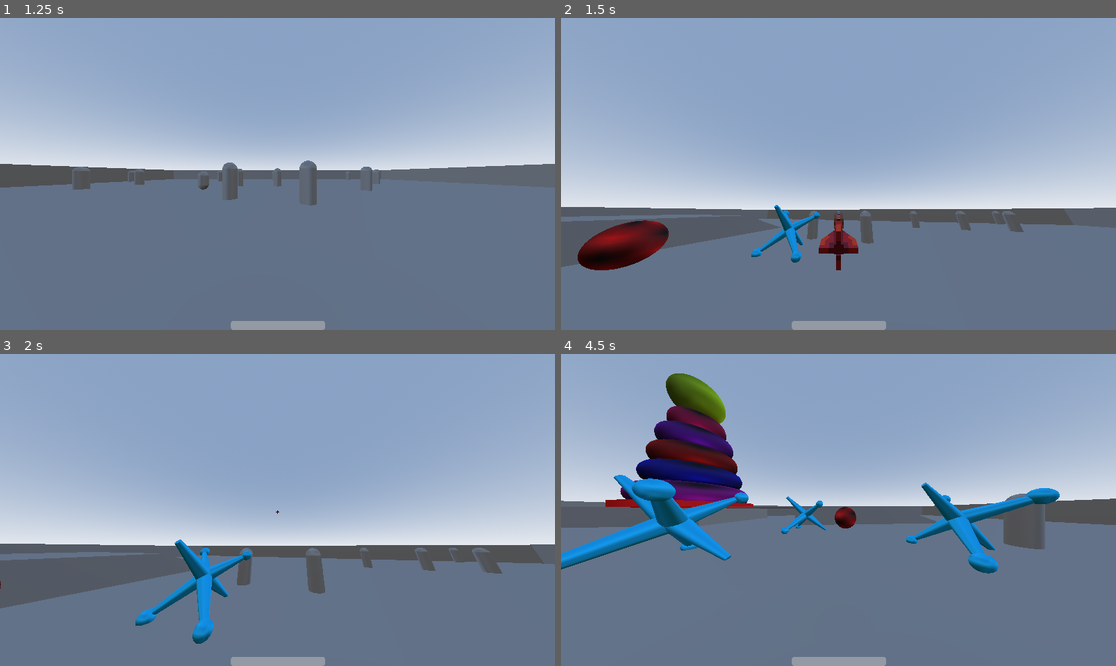
Above: before the commit, frames 1-4 (two rows, left to right).
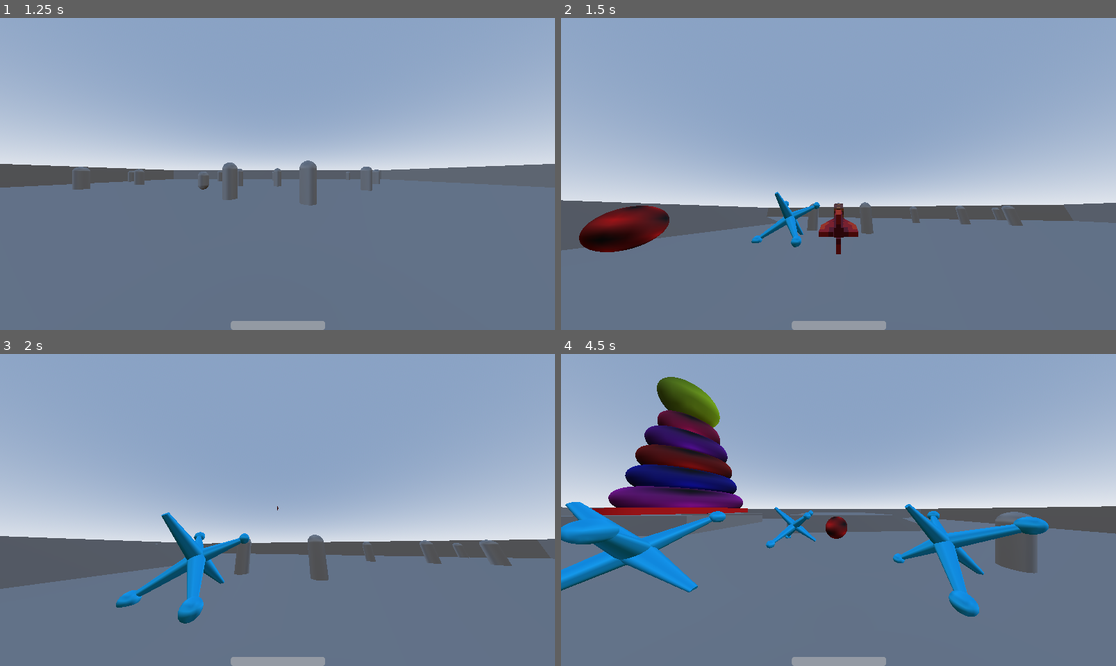
Above: after the commit, the same moments.

Repository: ravewyvern/bad-ideas-game-jam
Game: Godot game, scene res://Scenes/Menus/Main Menu.tscn
Two runs of this game, one before a commit and one after it. Both use one fixed random seed, a clock stepped at 60 frames per second and the inputs below.
Inputs (mouse positions are in pixels of both pictures, inside the frame that each line leads up to):
- Up to frame 1 (1.25 s): click "Level Selector" at 0.5 s
- Up to frame 2 (1.5 s): tap Enter at 1.25 s; move the mouse to (866, 174) at 1.27 s; hold O (Move.Forward) from 1.28 s (still down); hold Space (Move.Jump) from 1.28 s (still down); click (866, 174) at 1.42 s
- Up to frame 3 (2 s): keep holding O (Move.Forward); keep holding Space (Move.Jump)
- Up to frame 4 (4.5 s): move the mouse to (810, 510) at 2.02 s; release Space (Move.Jump) at 2.03 s; tap Tab (Toggle.TopView) at 2.1 s; tap Space (Move.Jump) at 2.27, 2.3, 2.57, 2.75, 3.05, 4.25 s; move the mouse to (894, 441) at 2.77 s; release O (Move.Forward) at 2.78 s; press the mouse at (894, 441) at 2.78 s; hold , (Move.Right) 2.78-3.5 s; release the mouse at (894, 441) at 3.5 s; tap Enter at 3.5 s; drag from (810, 572) to (672, 463) at 3.52 s; move the mouse to (1005, 556) at 4.27 s; hold K (Move.Left) from 4.28 s (still down); hold Tab (Toggle.TopView) from 4.28 s (still down)

Frame 1 is identical in both runs. In frame 2, 6.8% of the frame differs, in the area x 0-100%, y 55-81%; in frame 3, 7.4%; in frame 4, 18%, in the area x 0-100%, y 6-85%.

Commit message:
Added Sprint and status effects support

Diff:
--- a/Scripts/player.gd
+++ b/Scripts/player.gd
@@ -6,7 +6,16 @@
 @onready var Camera = $Head/Camera3D
 @onready var hpbar = $HpBar
 
-const SPEED = 5.0
+class StatusEffect :
+	var name : String
+	var duration : float
+	var magnitude : int
+
+var Effects : Array[StatusEffect]
+
+const SPEED = 4.5
+var base_speed : float
+var speed : float
 const JUMP_VELOCITY = 4.5
 const sensitivity = 0.01
 
@@ -24,6 +33,7 @@
 # stores the normal camera position and rotation
 var normal_camera_position : Vector3
 var normal_camera_rotation : Vector3
+var burning_cooldown : int
 
 
 func _ready() -> void:
@@ -51,11 +61,31 @@
 
 func _physics_process(delta: float) -> void:
 
+	base_speed = SPEED
+
+	# applies active status effects
+	burning_cooldown -= 1
+	for effect in Effects :
+		if effect.duration <= 0 :
+			Effects.erase(effect)
+		if effect.name == "burning" and burning_cooldown == 0:
+			hp -= 4 + 1 * effect.magnitude
+		if burning_cooldown == 0 :
+			burning_cooldown = 60
+		if effect.name == "slow" :
+			base_speed = (0.95 - 0.05 * effect.magnitude) * SPEED
+
 	# disables player movement when in aerial view
 	if top_view_enabled:
 		return
 
-	#sets hp bar to hp value
+	# Sprints on spacebar held
+	if Input.is_action_pressed("Move.Jump") and is_on_floor():
+		speed = 1.35 * base_speed
+	else :
+		speed = base_speed
+
+	# sets hp bar to hp value
 	hpbar.value = hp
 
 	# Add the gravity and counts fall length to determine fall damage
@@ -64,21 +94,21 @@
 		velocity += get_gravity() * delta
 
 	# Handle jump.
-	if Input.is_action_just_pressed("Move.Jump") and is_on_floor():
+	if Input.is_action_just_released("Move.Jump") and is_on_floor():
 		velocity.y = JUMP_VELOCITY
 
 	# Get the input direction and handle the movement/deceleration.
-	var input_dir := Input.get_vector("Move.Left", "Move.Right", "Move.Forward", "Move.Back")
-	var direction := (transform.basis * Vector3(input_dir.x, 0, input_dir.y)).normalized()
+	var input_dir = Input.get_vector("Move.Left", "Move.Right", "Move.Forward", "Move.Back")
+	var direction = (transform.basis * Vector3(input_dir.x, 0, input_dir.y)).normalized()
 
 	if direction:
-		velocity.x = direction.x * SPEED
-		velocity.z = direction.z * SPEED
+		velocity.x = direction.x * speed
+		velocity.z = direction.z * speed
 	else:
 		velocity.x = 0
 		velocity.z = 0
 
-	#fall damage
+	# applies fall damage
 	if is_on_floor() :
 		if fallheight > 100 :
 			@warning_ignore("narrowing_conversion")
